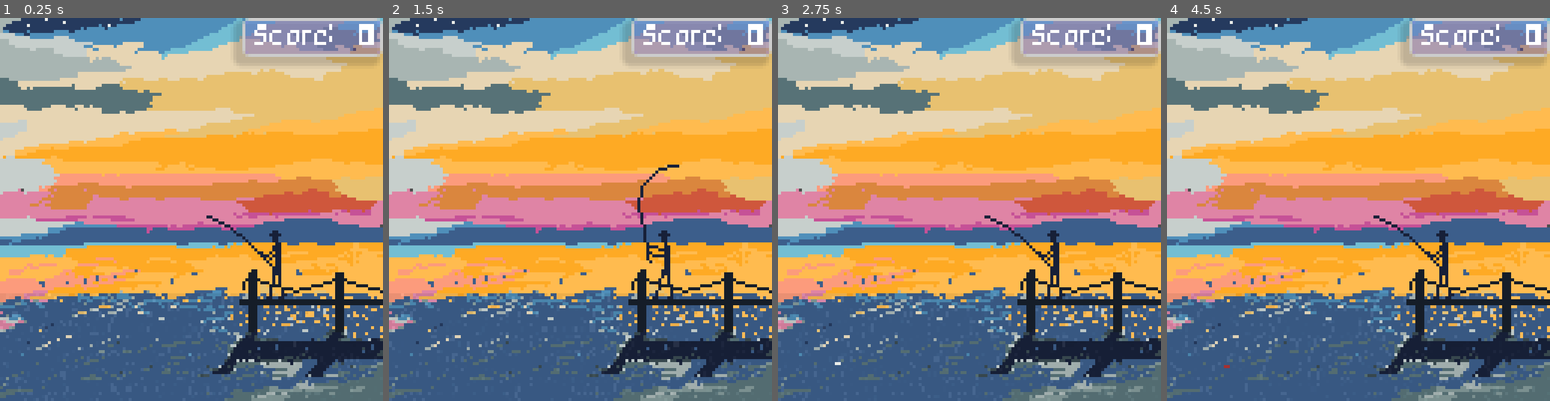
Above: before the commit, frames 1-4 (left to right).
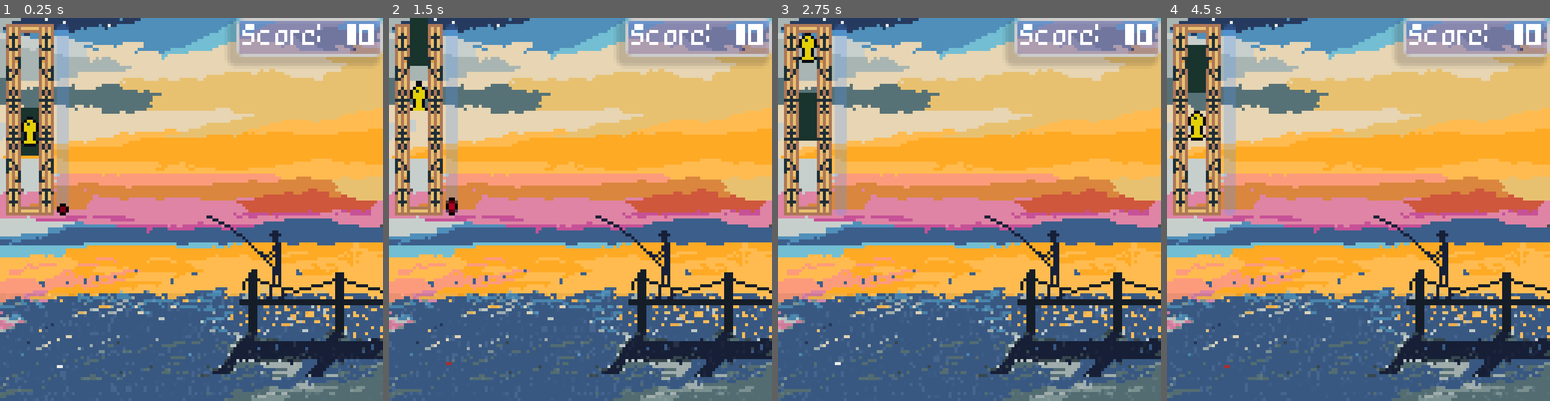
Above: after the commit, the same moments.

Repository: HagbardCelineDion/fishing-game
Game: Godot game, scene res://scenes/level.tscn
Two runs of this game, one before a commit and one after it. Both use one fixed random seed, a clock stepped at 60 frames per second and the inputs below.
Inputs:
- Up to frame 1 (0.25 s): no input
- Up to frame 2 (1.5 s): tap Space (space) at 0.6, 1.35 s
- Up to frame 3 (2.75 s): tap Space (space) at 2.1 s
- Up to frame 4 (4.5 s): tap Space (space) at 2.85, 3.6, 4.35 s

The runs differ from the first frame. In frame 1, 7.0% of the frame differs, in the area x 1-93%, y 0-92%; in frame 2, 7.7%, in the area x 1-93%, y 0-91%; in frame 3, 7.3%; in frame 4, 7.3%.
Error after the commit: Parse Error: Could not preload resource file "res://fish/lakesturgeon.tres". (res://scenes/GameControl/fish_controller.gd:17)

Commit message:
Added rarity and music

Diff:
--- a/fish/blackcrappie.tres
+++ b/fish/blackcrappie.tres
@@ -8,6 +8,7 @@
 min_length = 5.0
 max_length = 16.0
 max_value = 5
+rarity = 1
 name = "Black Crappie"
 image = ExtResource("1_4klsx")
 metadata/_custom_type_script = "uid://c3bd3dr11ihst"
--- a/fish/boot.tres
+++ b/fish/boot.tres
@@ -7,6 +7,7 @@
 script = ExtResource("1_snh8y")
 min_length = 4.0
 max_length = 12.0
+rarity = 1
 name = "It's a boot"
 image = ExtResource("1_46lfc")
 metadata/_custom_type_script = "uid://c3bd3dr11ihst"
--- a/fish/channelcat.tres
+++ b/fish/channelcat.tres
@@ -8,6 +8,7 @@
 min_length = 12.0
 max_length = 38.0
 max_value = 10
+rarity = 1
 name = "Channel Catfish"
 image = ExtResource("1_nnl60")
 metadata/_custom_type_script = "uid://c3bd3dr11ihst"
--- /dev/null
+++ b/fish/lakesturgeon.tres
@@ -0,0 +1,14 @@
+[gd_resource type="Resource" script_class="Fish" format=3 uid="uid://dbugc1p2ei2p2"]
+
+[ext_resource type="Script" uid="uid://c3bd3dr11ihst" path="res://resources/fish.gd" id="1_2xgxi"]
+[ext_resource type="Texture2D" uid="uid://bt17wvq5e6ryf" path="res://art/fish/Fish-lake-sturgeon.png" id="1_ytoln"]
+
+[resource]
+script = ExtResource("1_2xgxi")
+min_length = 36.0
+max_length = 72.0
+max_value = 15
+rarity = 2
+name = "Lake Sturgeon"
+image = ExtResource("1_ytoln")
+metadata/_custom_type_script = "uid://c3bd3dr11ihst"
--- a/fish/largemouth.tres
+++ b/fish/largemouth.tres
@@ -8,6 +8,7 @@
 min_length = 12.0
 max_length = 38.0
 max_value = 7
+rarity = 1
 name = "Largemouth Bass"
 image = ExtResource("1_cpr3y")
 metadata/_custom_type_script = "uid://c3bd3dr11ihst"
--- /dev/null
+++ b/fish/northernpike.tres
@@ -0,0 +1,14 @@
+[gd_resource type="Resource" script_class="Fish" format=3 uid="uid://doh1xdw56hrx7"]
+
+[ext_resource type="Script" uid="uid://c3bd3dr11ihst" path="res://resources/fish.gd" id="1_betii"]
+[ext_resource type="Texture2D" uid="uid://bpx74n205rxib" path="res://art/fish/Fish-northernpike.png" id="1_m27ie"]
+
+[resource]
+script = ExtResource("1_betii")
+min_length = 18.0
+max_length = 30.0
+max_value = 10
+rarity = 1
+name = "Northern Pike"
+image = ExtResource("1_m27ie")
+metadata/_custom_type_script = "uid://c3bd3dr11ihst"
--- a/fish/tire.tres
+++ b/fish/tire.tres
@@ -7,6 +7,7 @@
 script = ExtResource("2_1xfi7")
 min_length = 12.0
 max_length = 24.0
-name = "Ugh it's a Tire"
+rarity = 2
+name = "Tire"
 image = ExtResource("1_i46hl")
 metadata/_custom_type_script = "uid://c3bd3dr11ihst"
--- a/resources/fish.gd
+++ b/resources/fish.gd
@@ -5,11 +5,17 @@
 @export var min_length : float
 @export var max_length : float
 @export var max_value : int
+@export var rarity : rarity_list
 
 @export_group("Fish Visuals")
 @export var name : String
 @export var image : Texture
 
+@export_group("Legendary Info")
+@export var has_legendary : bool
+@export var legendary_fish : Fish
+
+enum rarity_list {COMMON, UNCOMMON, RARE, LEGENDARY}
 var length
 
 func get_value() -> int:
--- a/scenes/GameControl/fish_controller.gd
+++ b/scenes/GameControl/fish_controller.gd
@@ -13,15 +13,57 @@
 	preload("res://fish/perch.tres"),
 	preload("res://fish/pumpkinseed.tres"),
 	preload("res://fish/smallmouth.tres"),
-	preload("res://fish/tire.tres")
+	preload("res://fish/tire.tres"),
+	preload("res://fish/lakesturgeon.tres"),
 ]
+
+#fish choosing stuff
+var common_fish = []
+var uncommon_fish = []
+var rare_fish = []
+var legendary_fish = []
+const COMMON_CHANCE: float = .6
+const UNCOMMON_CHANCE: float = .3
+const RARE_CHANCE: float = .1
+const LEGENDARY_CHANCE: float = .05
+
+func _ready() -> void:
+#organize fish by rarity
+	for i in fish:
+		if i.rarity == Fish.rarity_list.COMMON:
+			common_fish.append(i)
+		elif i.rarity == Fish.rarity_list.UNCOMMON:
+			uncommon_fish.append(i)
+		elif i.rarity == Fish.rarity_list.RARE:
+			rare_fish.append(i)
+		else:
+			legendary_fish.append(i)
 
 
 func choose_fish() -> void:
+	var fish_selection
+	var the_fish: Fish
 	fish_ui.position = Vector2(70,92)
 	fish_ui.scale = Vector2(1,1)
-	var fish_selection = randi_range(0,fish.size()-1)
-	var the_fish = fish[fish_selection]
+	var rarity = randf()
+	print(rarity)
+	if (rarity <= COMMON_CHANCE):
+		fish_selection = randi_range(0,common_fish.size()-1)
+		the_fish = common_fish[fish_selection]
+		print(the_fish.name)
+	elif (rarity <= COMMON_CHANCE + UNCOMMON_CHANCE):
+		fish_selection = randi_range(0,uncommon_fish.size()-1)
+		the_fish = uncommon_fish[fish_selection]
+		print(the_fish.name)
+	elif (rarity <= COMMON_CHANCE + UNCOMMON_CHANCE + RARE_CHANCE):
+		fish_selection = randi_range(0,rare_fish.size()-1)
+		the_fish = rare_fish[fish_selection]
+		print(the_fish.name)
+
+	if the_fish.has_legendary:
+		var is_leg = randf()
+		if (is_leg <= LEGENDARY_CHANCE):
+			the_fish = the_fish.legendary_fish
 	fish_ui.fish = the_fish
 
 func get_value() -> int:
--- a/scenes/GameControl/fishing_minigame.gd
+++ b/scenes/GameControl/fishing_minigame.gd
@@ -32,7 +32,7 @@
 	if randi_range(0, 1):
 		fish_velocity *= -1
 	progress_bar.value = 0
-	fish_seconds = value + 1
+	fish_seconds = clamp(value + 1, 3, 10)
 	fish_start = false
 	game_started = false
 	playing = true
--- a/scenes/level.gd
+++ b/scenes/level.gd
@@ -6,6 +6,7 @@
 @onready var score: Label = $CanvasLayer/PanelContainer2/MarginContainer/Score
 @onready var wait_timer: Timer = $WaitTimer
 @onready var best_fish: Dictionary[String, int] = {}
+@onready var fish_deets: Label = $"CanvasLayer/PanelContainer/MarginContainer/CenterContainer/Fish Deets"
 
 enum State {STAND, CASTING, WAIT, BITE, GAME, WON, DISPLAY, DISPLAYING, LOST}
 
@@ -117,7 +118,7 @@
 			best_fish.set(fish_controller.return_name(),fish_controller.get_length())
 		await Signal($FishController,"reeled_in")
 		fish_controller.display()
-		$"CanvasLayer/PanelContainer/MarginContainer/CenterContainer/Fish Deets".text = fish_controller.print() + "\nBest: " + str(best_fish.get(fish_controller.return_name()))
+		fish_deets.text = fish_controller.print() + "\nBest: " + str(best_fish.get(fish_controller.return_name()))
 		$CanvasLayer/PanelContainer.visible = true
 		game_state = State.DISPLAY
 	else:
@@ -134,7 +135,7 @@
 		fish_on = false
 		game_state = State.DISPLAYING
 		wait_timer.start()
-		$"CanvasLayer/PanelContainer/MarginContainer/CenterContainer/Fish Deets".text = "Fish got away!"
+		fish_deets.text = "Fish got away!"
 		$CanvasLayer/PanelContainer.visible = true
 		game_state = State.LOST
 	else:
--- a/scenes/level.tscn
+++ b/scenes/level.tscn
@@ -17,6 +17,7 @@
 [ext_resource type="FontFile" uid="uid://dlwmccrr0twqh" path="res://art/fonts/pixel_rpg.ttf" id="15_7agi7"]
 [ext_resource type="PackedScene" uid="uid://bwcde6gpewmcf" path="res://scenes/Fisherman/bobber.tscn" id="16_arp2o"]
 [ext_resource type="StyleBox" uid="uid://dhjmu2t0rr4ew" path="res://themes/style_box_flat.tres" id="16_ux5qa"]
+[ext_resource type="AudioStream" uid="uid://bkj5dicxcx44j" path="res://audio/fishtrack-consolidated.wav" id="18_82cfe"]
 
 [sub_resource type="ShaderMaterial" id="ShaderMaterial_srbyt"]
 shader = ExtResource("3_ux5qa")
@@ -144,5 +145,10 @@
 wait_time = 3.0
 one_shot = true
 
+[node name="AudioStreamPlayer2D" type="AudioStreamPlayer2D" parent="." unique_id=998683594]
+stream = ExtResource("18_82cfe")
+volume_db = -11.742
+autoplay = true
+
 [connection signal="game_lost" from="FishingMinigame" to="." method="_on_fishing_minigame_game_lost"]
 [connection signal="game_won" from="FishingMinigame" to="." method="_on_fishing_minigame_game_won"]
Not shown, changed: .gitignore
